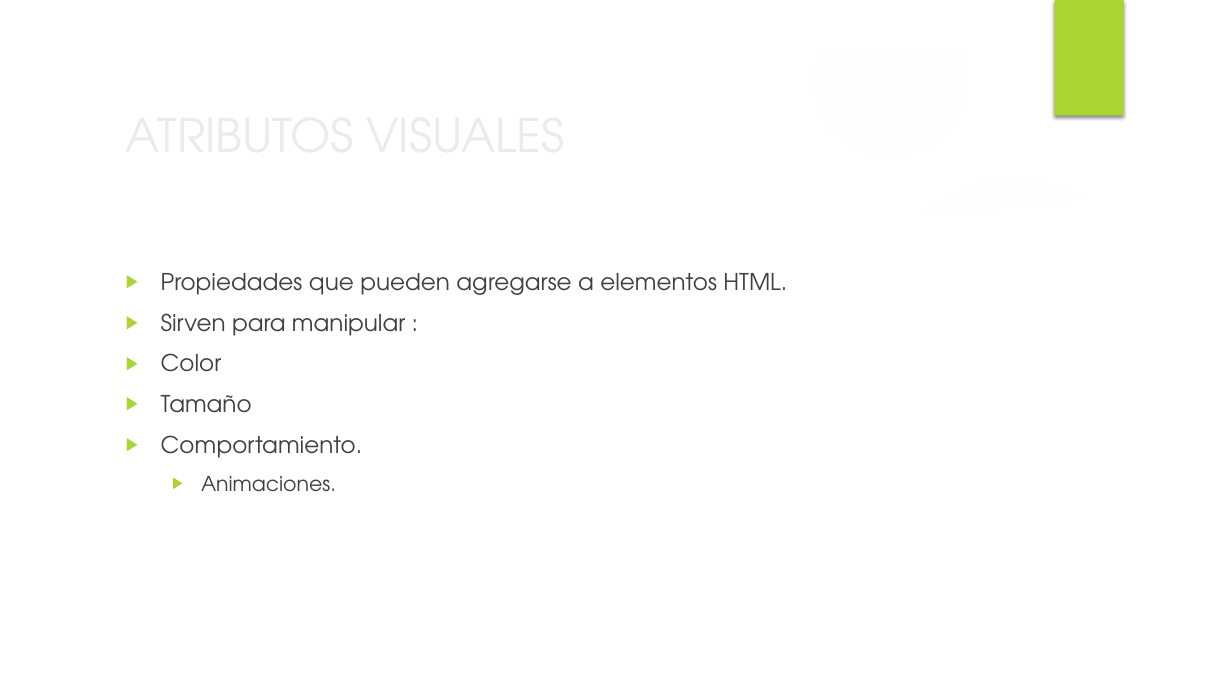
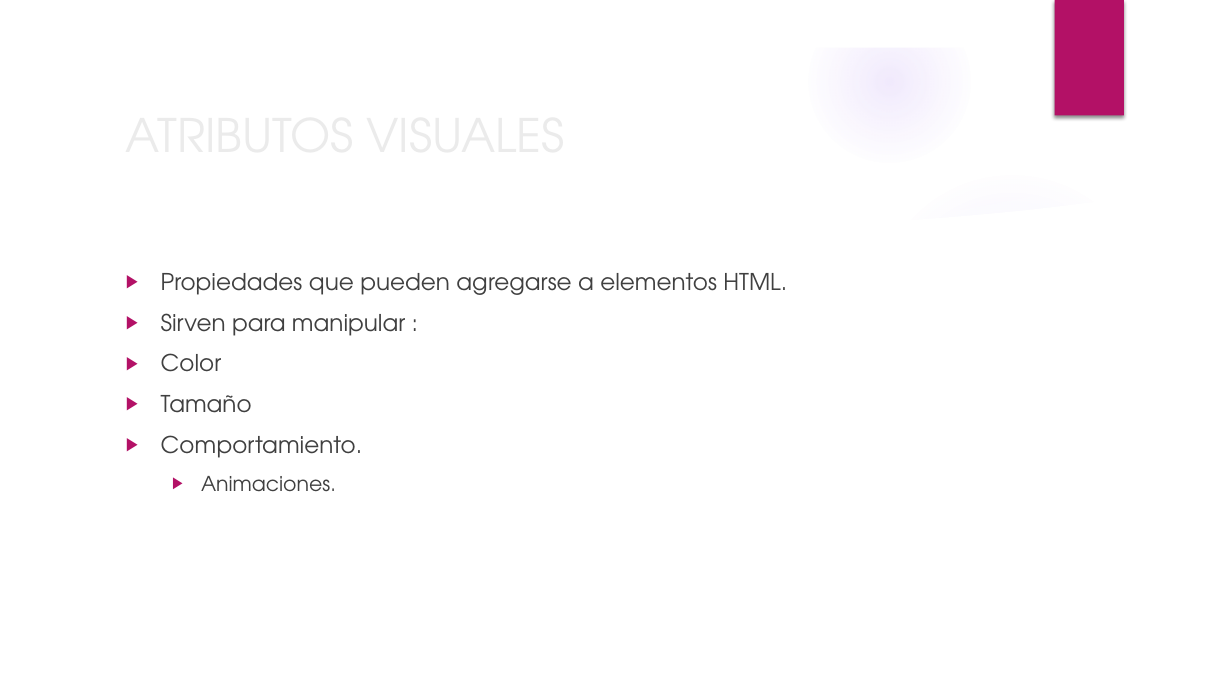
Before and after one commit to stealth14/Web-Transicion-Gradiente, a slide deck: slide 2 of diapositivas CSS.pptx. Drawn at 1232x693 pixels with LibreOffice and Linux fonts; fonts in the diff are those of the drawing; background and template pictures are left out. Boxes give left, top, right and bottom in pixels: in the first picture for what was removed or moved away, otherwise in the second. Text is boxed around its words. In the diff, an @@ line names an element or a change of style, - is before the commit and + after.

```diff
--- a/diapositivas CSS.pptx
+++ b/diapositivas CSS.pptx
@@ fill gradient #F7F7F7 to gradient #9B6BF2 in 3 elements at (x1=0, y1=270, x2=423, y2=693), (x1=0, y1=293, x2=238, y2=531), (x1=809, y1=1, x2=970, y2=163) @@
@@ rectangle at (x1=1055, y1=0, x2=1124, y2=116): fill #ACD433 to #B31166 @@
@@ text "Propiedades que pueden agregarse a ..." at (x1=161, y1=273, x2=787, y2=492): bullet colour #ACD433 to #B31166 @@
```
Also in this commit, not shown: 4 other slides changed, 6 slides added, 1 slide removed.
